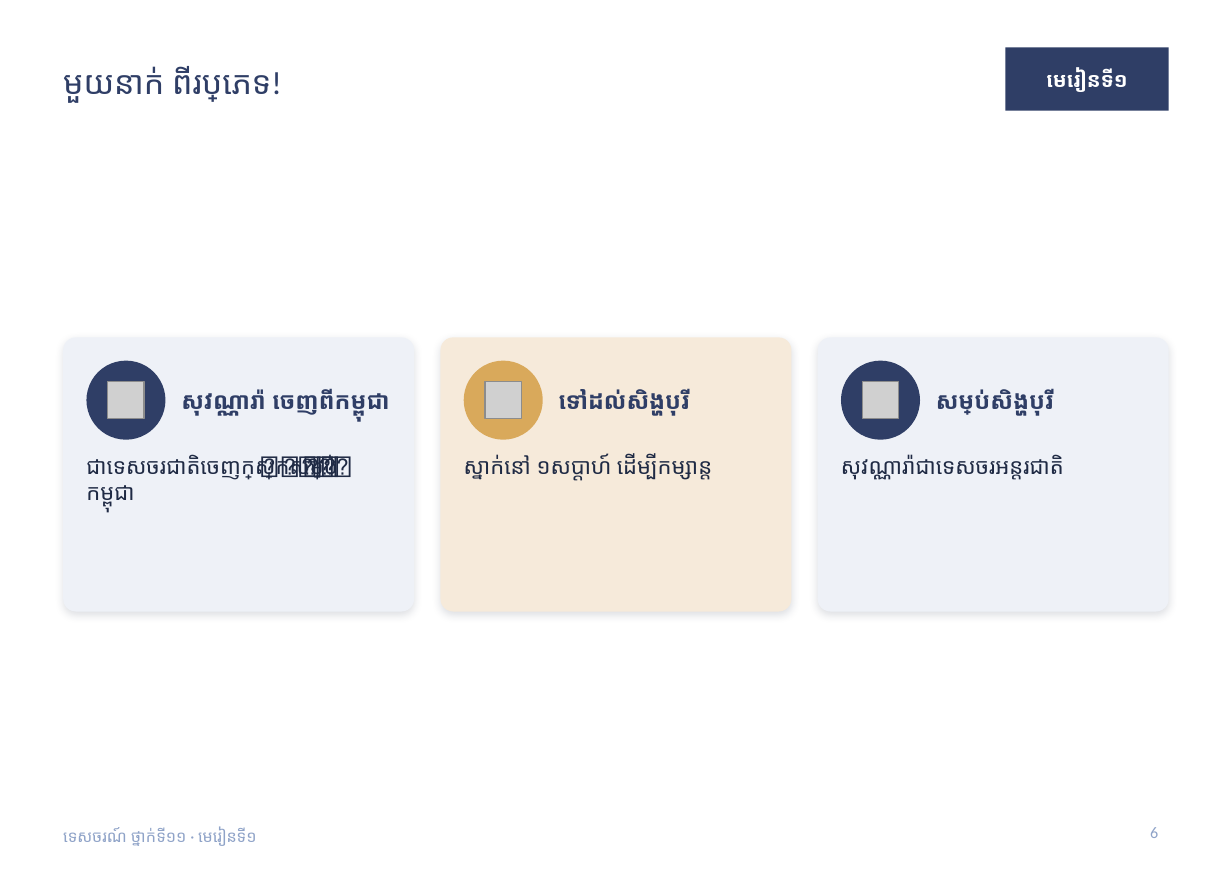
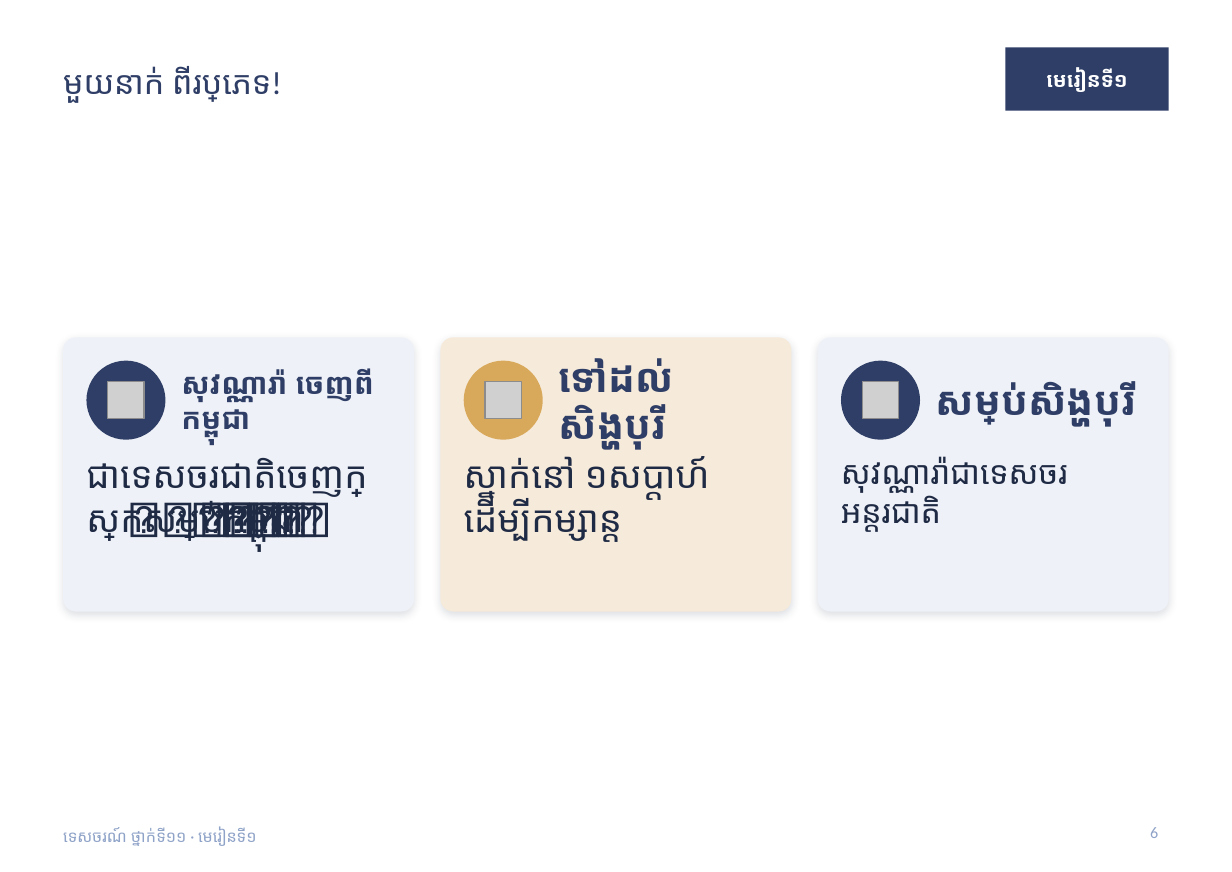
Before and after one commit to khgeo/tourism11, a slide deck: slide 6 of plan/slides/tourism11-lesson-01.pptx. Drawn at 1232x872 pixels with LibreOffice and Linux fonts; fonts in the diff are those of the drawing; grey boxes stand for pictures. Boxes give left, top, right and bottom in pixels: in the first picture for what was removed or moved away, otherwise in the second. Text is boxed around its words. In the diff, an @@ line names an element or a change of style, - is before the commit and + after.

```diff
--- a/plan/slides/tourism11-lesson-01.pptx
+++ b/plan/slides/tourism11-lesson-01.pptx
@@ text "ទៅដល់សិង្ហបុរី" at box(559, 358, 672, 450): size 16 to 27 pt @@
@@ text "សុវណ្ណារ៉ា ចេញពីកម្ពុជា" at box(181, 368, 373, 437): size 16 to 20 pt @@
@@ text "សម្រាប់សិង្ហបុរី" at box(936, 381, 1137, 427): size 16 to 27 pt @@
@@ text "ជាទេសចរជាតិចេញក្រៅស្រុក សម្រាប់កម្ពុជា" at box(86, 458, 367, 543): size 15 to 25 pt @@
@@ text "ស្នាក់នៅ ១សប្តាហ៍ ដើម្បីកម្សាន្ត" at box(464, 456, 710, 542): size 15 to 25 pt @@
@@ text "សុវណ្ណារ៉ាជាទេសចរអន្តរជាតិ" at box(841, 456, 1068, 532): size 15 to 22 pt @@
```
Also in this commit, not shown: 11 other slides changed, 23 other files.
